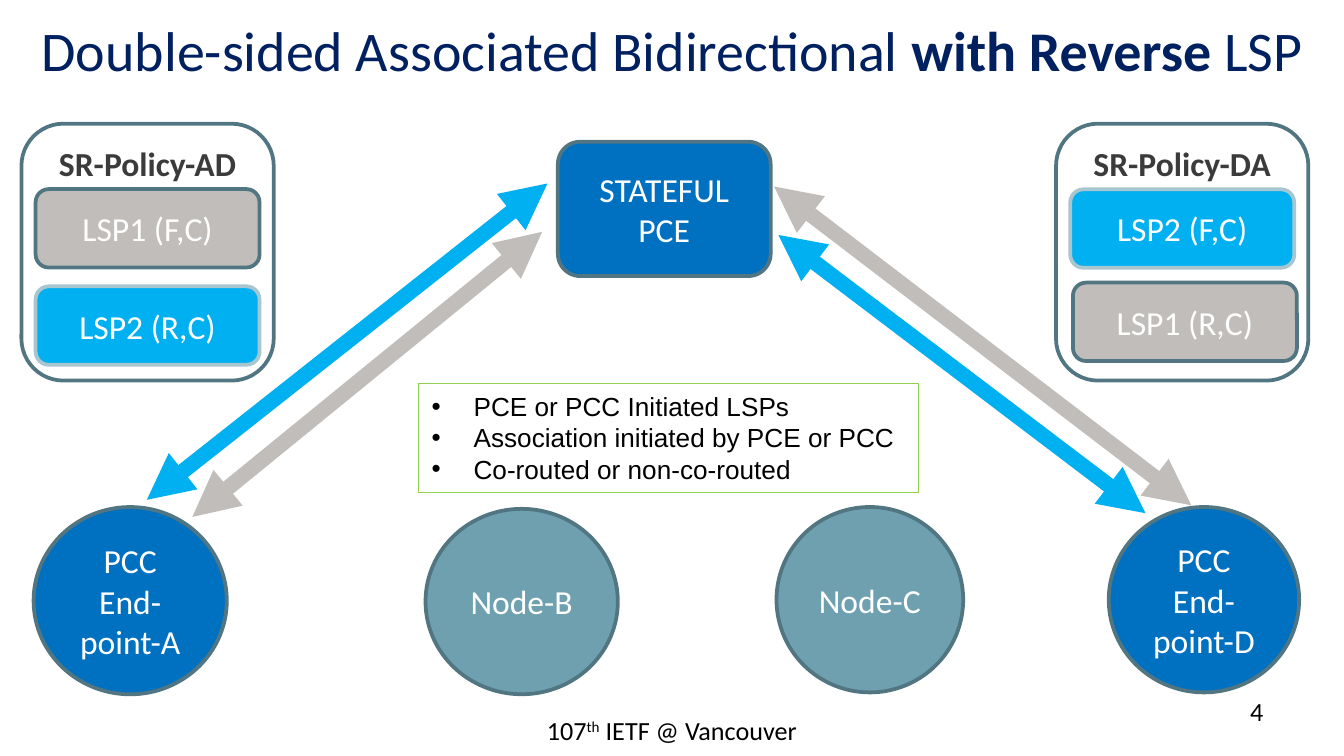
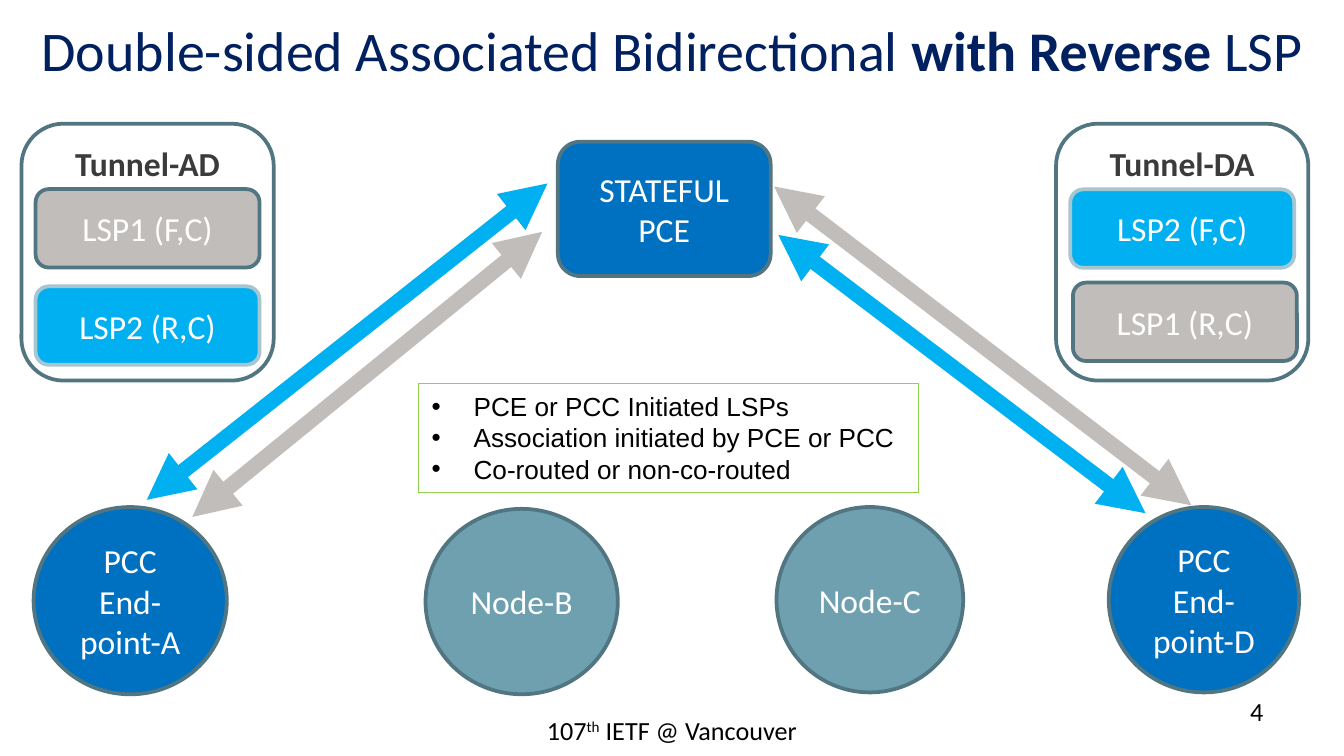
Before and after one commit to rakgandhi/ietf-public, a slide deck: slide 4 of draft-ietf-pce-sr-bidir-path-02.pptx. Drawn at 1344x756 pixels with LibreOffice and Linux fonts; fonts in the diff are those of the drawing. Boxes give left, top, right and bottom in pixels: in the first picture for what was removed or moved away, otherwise in the second. Text is boxed around its words. In the diff, an @@ line names an element or a change of style, - is before the commit and + after.

```diff
--- a/draft-ietf-pce-sr-bidir-path-02.pptx
+++ b/draft-ietf-pce-sr-bidir-path-02.pptx
@@ text in rounded rectangle at bbox=[75, 152, 220, 177]: text changed @@
-SR-Policy-AD
+Tunnel-AD
@@ text in rounded rectangle at bbox=[1110, 152, 1255, 177]: text changed @@
-SR-Policy-DA
+Tunnel-DA
```
Also in this commit, not shown: 1 other slide changed, 1 other file.
